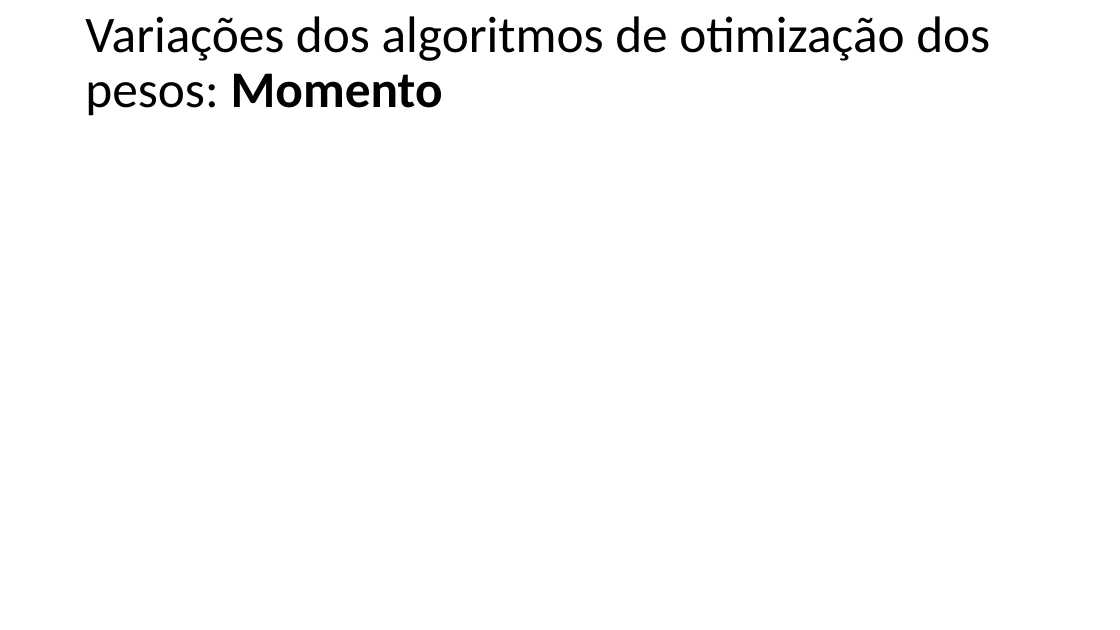
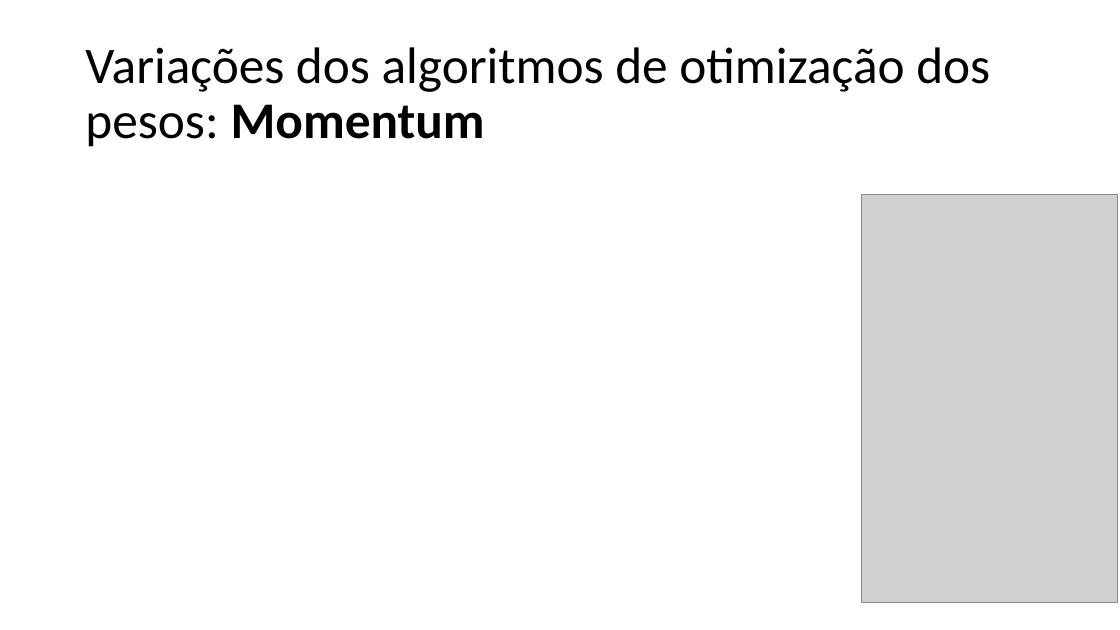
Before and after one commit to zz4fap/t320_aprendizado_de_maquina, a slide deck: slide 12 of slides/T320_Redes_Neurais_Artificiais (Parte IV).pptx. Drawn at 1120x630 pixels with LibreOffice and Linux fonts; fonts in the diff are those of the drawing; grey boxes stand for pictures. Boxes give left, top, right and bottom in pixels: in the first picture for what was removed or moved away, otherwise in the second. Text is boxed around its words. In the diff, an @@ line names an element or a change of style, - is before the commit and + after.

```diff
--- a/slides/T320_Redes_Neurais_Artificiais (Parte IV).pptx
+++ b/slides/T320_Redes_Neurais_Artificiais (Parte IV).pptx
@@ title at [85, 47, 990, 147]: text changed @@
-Variações dos algoritmos de otimização dos pesos: Momento
+Variações dos algoritmos de otimização dos pesos: Momentum
@@ picture added at [862, 194, 1117, 602] @@
```
Also in this commit, not shown: 10 other slides changed, 2 slides added, 1 slide removed, 3 other files.
